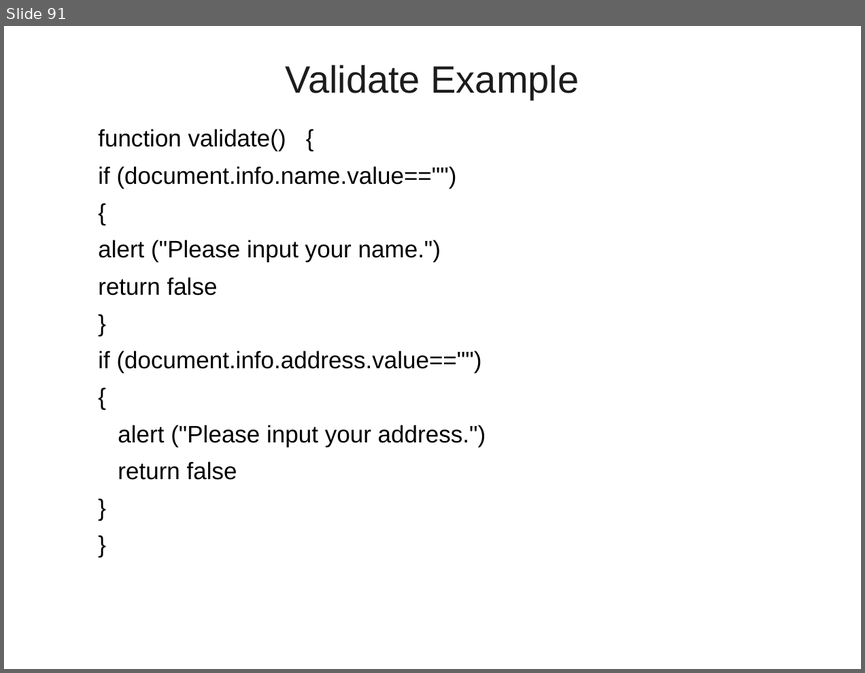
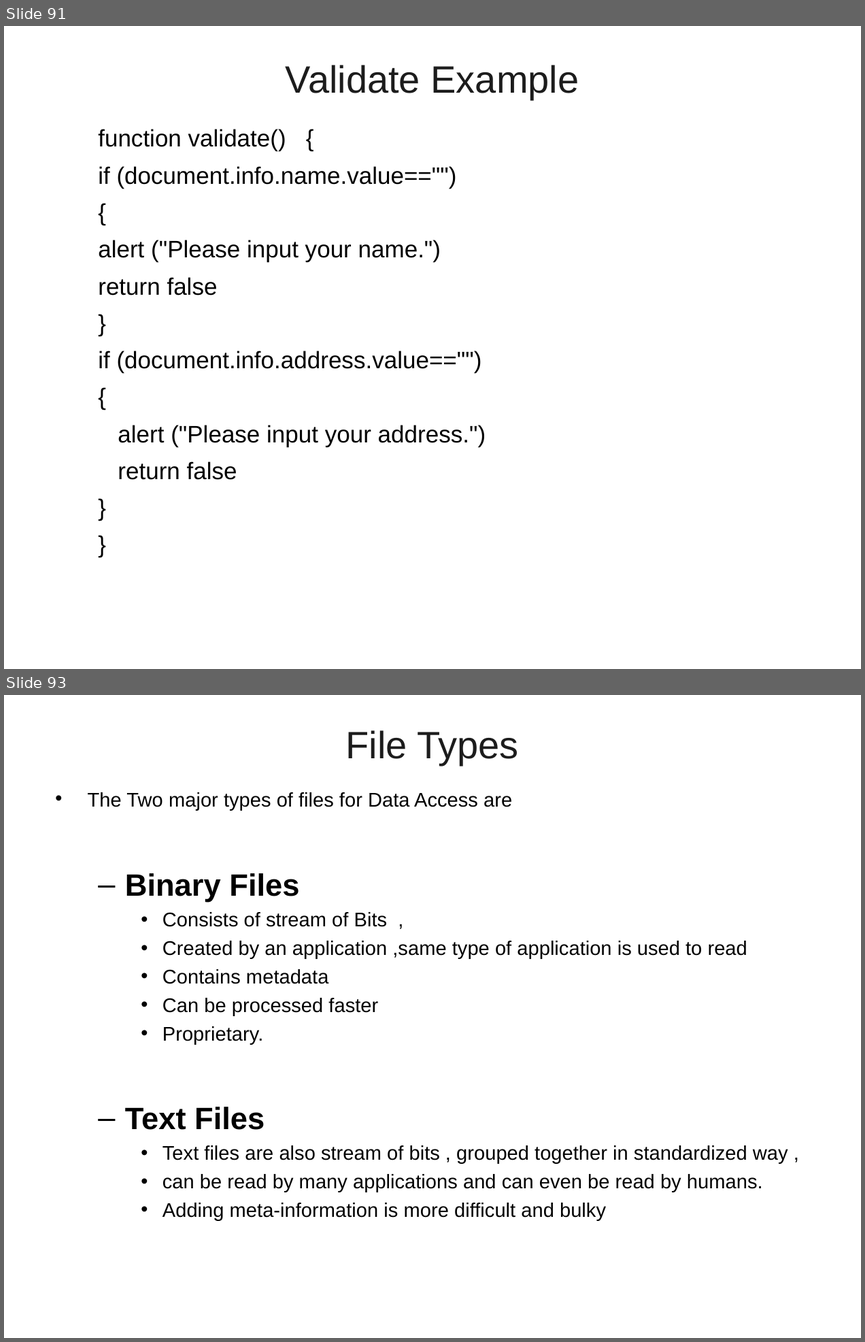
Before and after one commit to vatsanTraining/training_june_2022, a slide deck: JavaScript_Module_1.ppt. Shown one above the other, each under a label of ours: slide 91 before the commit, slides 91 and 93 after it; the slides between them are not shown. The pictures are 865x673 and 865x1342 pixels, drawn with LibreOffice and Linux fonts; fonts in the diff are those of the drawing; background and template pictures are left out. Boxes give left, top, right and bottom in pixels: in the first picture for what was removed or moved away, otherwise in the second. Text is boxed around its words. In the diff, an @@ line names an element or a change of style, - is before the commit and + after.

Commit message:
Add files via upload
XML Content Also added

```diff
--- a/JavaScript_Module_1.ppt
+++ b/JavaScript_Module_1.ppt
@@ slide 93 added at box(4, 695, 861, 1338), background picture (left out) @@
@@ title added at box(346, 730, 518, 766), 32 pt, text #1C1C1C @@
+File Types
@@ text added at box(88, 792, 788, 1220), 16.6 pt, text #000000 @@
+• The Two major types of files for Data Access are
+  – Binary Files
+    • Consists of stream of Bits ,
+    • Created by an application ,same type of application is used to read
+    • Contains metadata
+    • Can be processed faster
+    • Proprietary.
+  – Text Files
+    • Text files are also stream of bits , grouped together in standardized way ,
+    • can be read by many applications and can even be read by humans.
+    • Adding meta-information is more difficult and bulky
```
Also in this commit, not shown: 16 slides changed, 43 other slides added.
